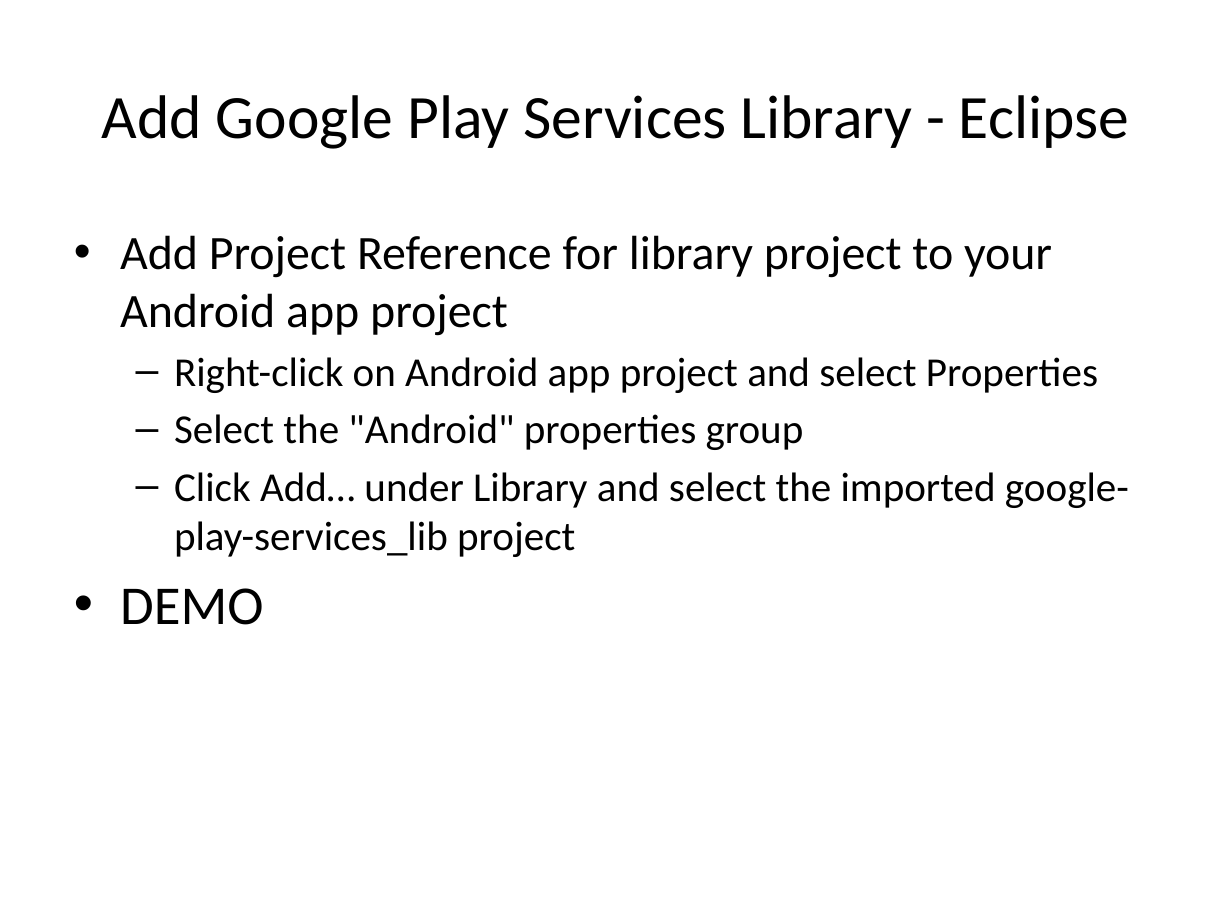
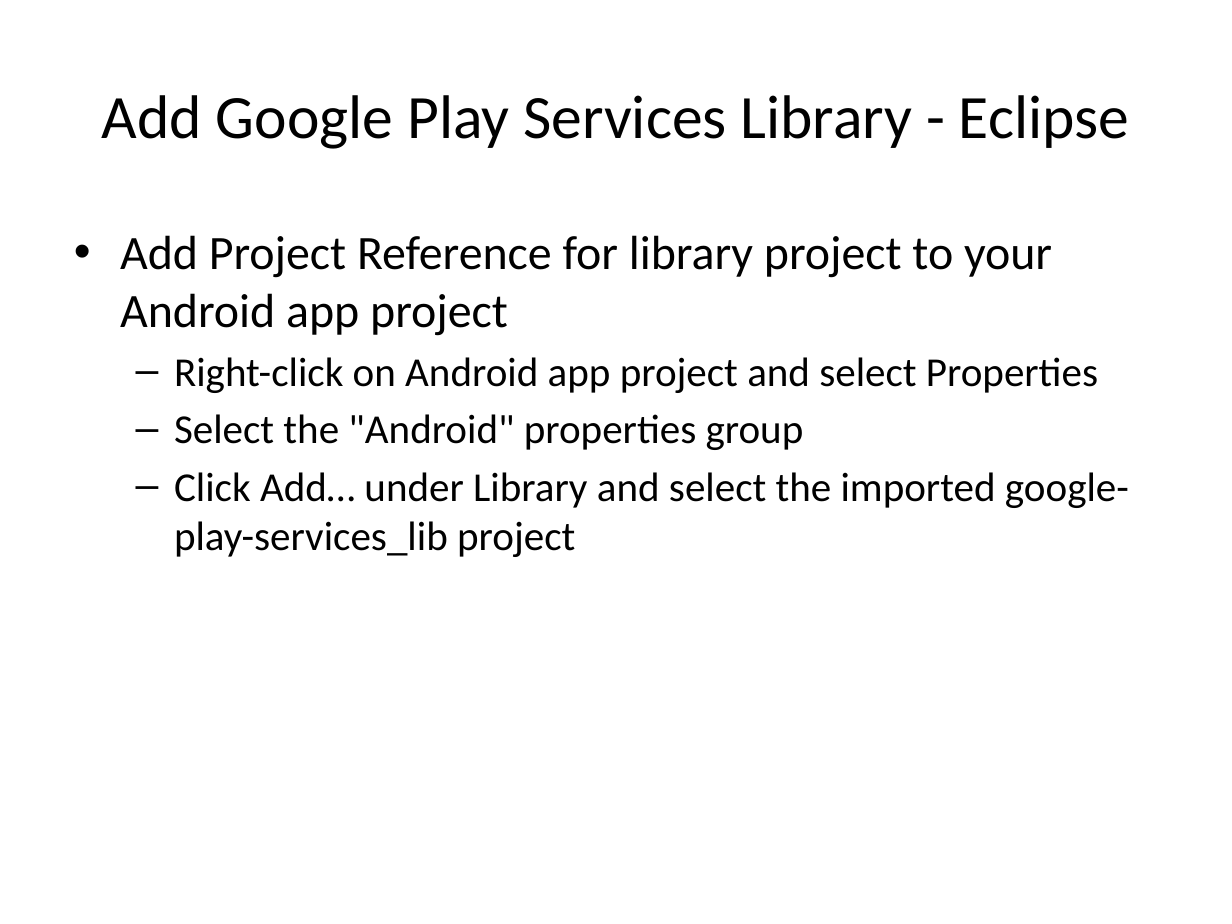
Before and after one commit to LeadingEDJE/MobilePushNotification, a slide deck: slide 11 of Implementing Push Notification in Android.pptx. Drawn at 1232x924 pixels with LibreOffice and Linux fonts; fonts in the diff are those of the drawing; background and template pictures are left out. Boxes give left, top, right and bottom in pixels: in the first picture for what was removed or moved away, otherwise in the second. Text is boxed around its words. In the diff, an @@ line names an element or a change of style, - is before the commit and + after.

```diff
--- a/Implementing Push Notification in Android.pptx
+++ b/Implementing Push Notification in Android.pptx
@@ text at (120, 588, 263, 625): paragraph removed @@
-• DEMO
```
Also in this commit, not shown: 5 other slides changed.
